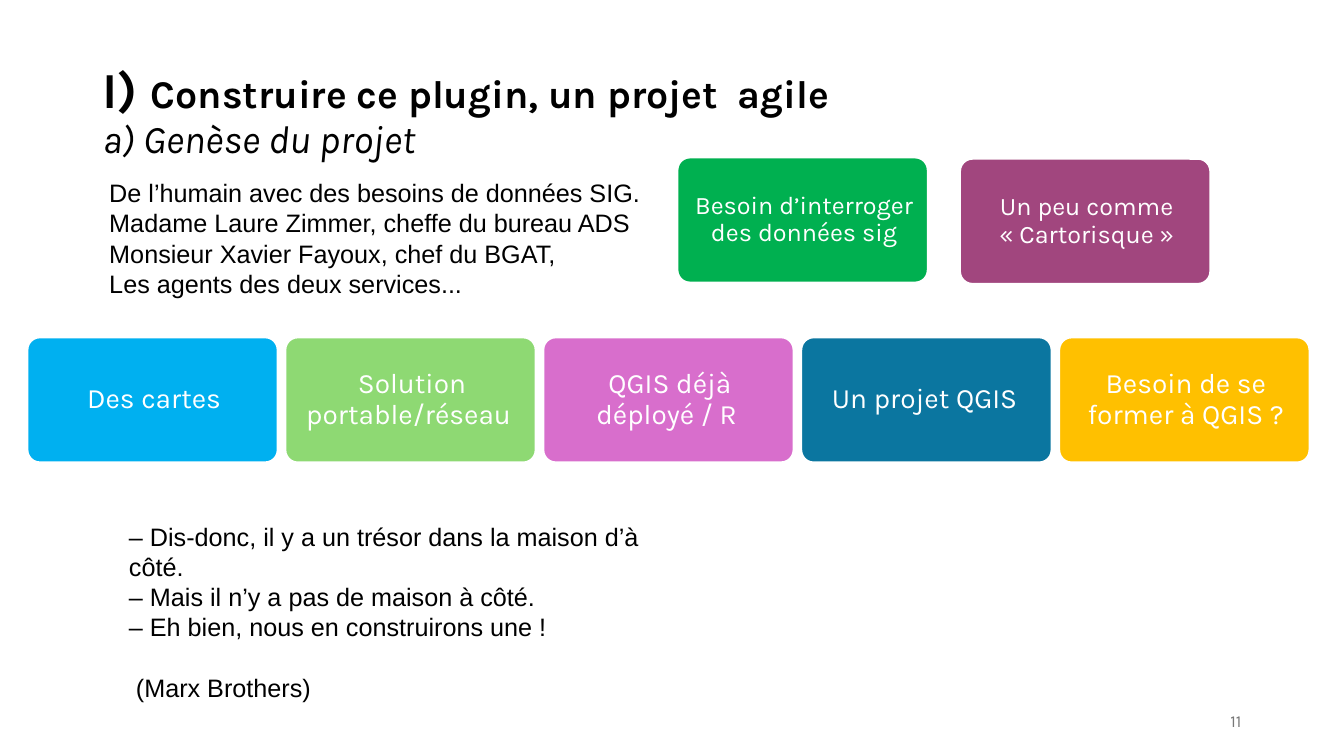
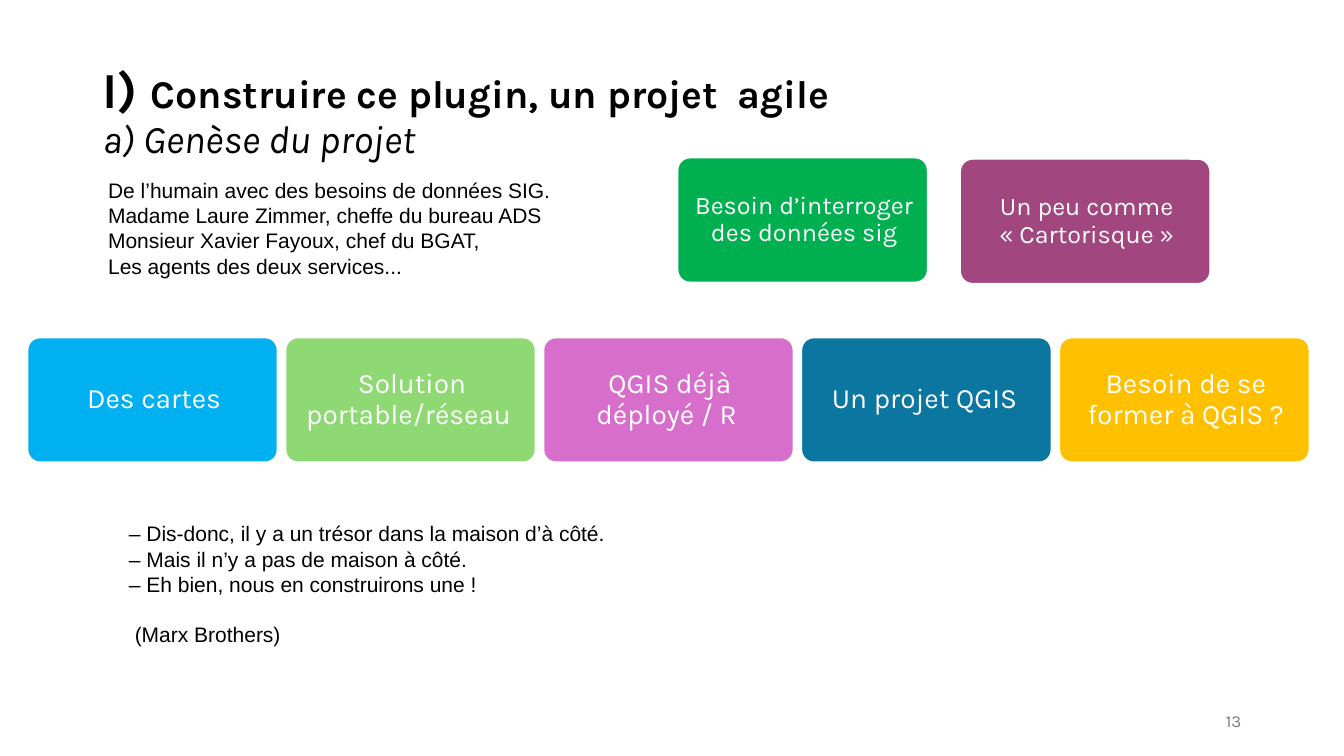
Before and after one commit to tomflyjc/Instruction_ADS, a slide deck: slide 13 of plugin_Instruction_ADS.odp (slide 11 before the commit). Drawn at 1344x756 pixels with LibreOffice and Linux fonts; fonts in the diff are those of the drawing. Boxes give left, top, right and bottom in pixels: in the first picture for what was removed or moved away, otherwise in the second. Text is boxed around its words. In the diff, an @@ line names an element or a change of style, - is before the commit and + after.

```diff
--- a/plugin_Instruction_ADS.odp
+++ b/plugin_Instruction_ADS.odp
@@ text "De l’humain avec des besoins ..." at bbox=[108, 182, 550, 278]: size 18 to 15 pt @@
@@ text "– Dis-donc, il y a ..." at bbox=[135, 525, 604, 647]: size 18 to 15 pt @@
@@ page number at bbox=[1226, 716, 1241, 727]: text changed @@
-11
+13
```
Also in this commit, not shown: 15 other slides changed, 8 slides added, 6 slides removed.
